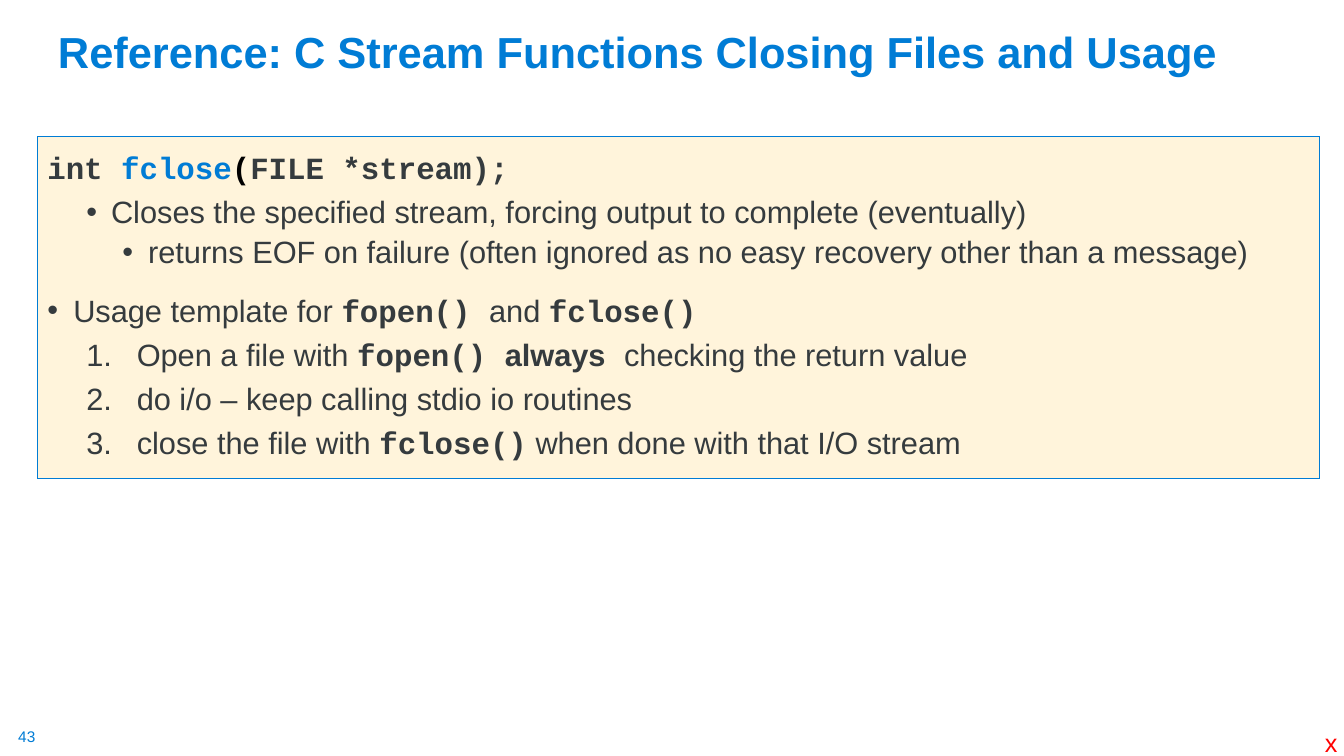
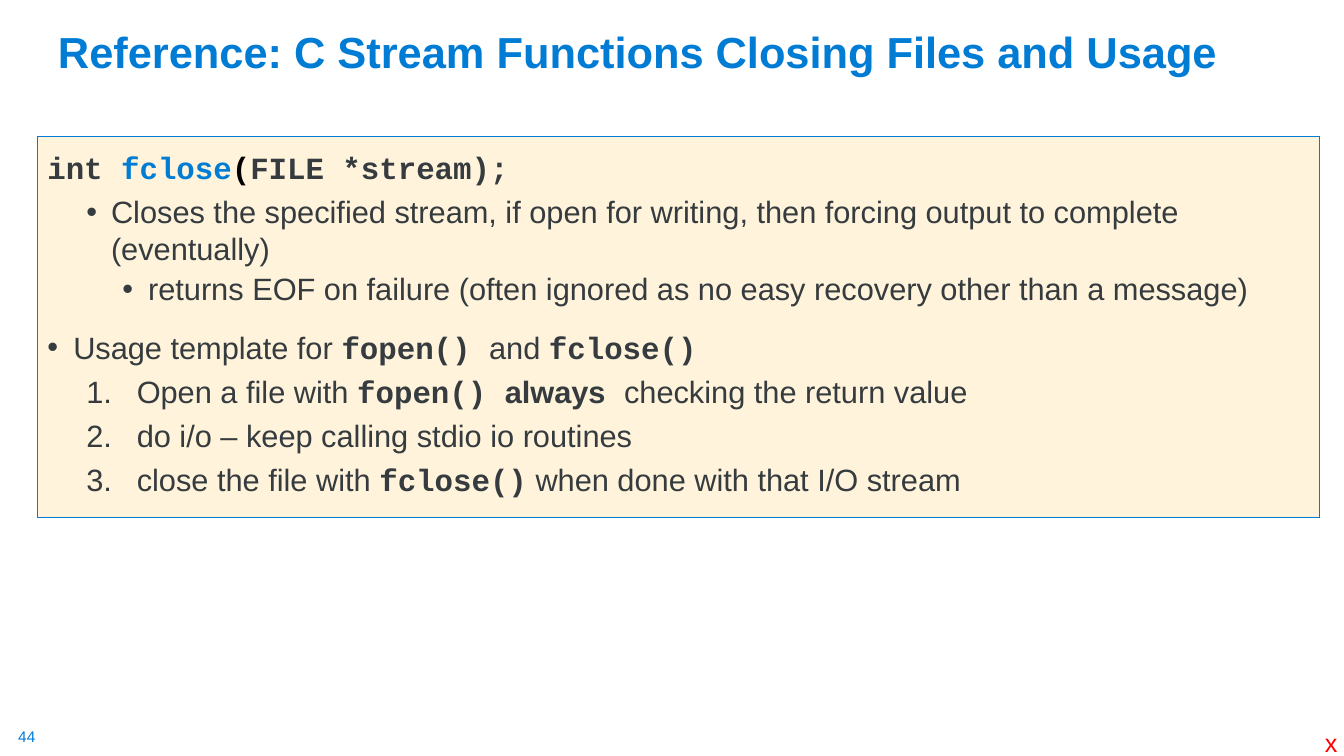
Before and after one commit to cse30-fa22/Muller_CSE30_Lecture_Slides, a slide deck: slide 44 of 10_Assm_Part5.pptx (slide 43 before the commit). Drawn at 1344x756 pixels with LibreOffice and Linux fonts; fonts in the diff are those of the drawing. Boxes give left, top, right and bottom in pixels: in the first picture for what was removed or moved away, otherwise in the second. Text is boxed around its words. In the diff, an @@ line names an element or a change of style, - is before the commit and + after.

```diff
--- a/10_Assm_Part5.pptx
+++ b/10_Assm_Part5.pptx
@@ text "int fclose(FILE *stream);" resized from (x1=37, y1=137, x2=1320, y2=479) to (x1=37, y1=137, x2=1320, y2=518) @@
@@ text at (x1=111, y1=200, x2=1179, y2=266): text changed @@
-  • Closes the specified stream, forcing output to complete (eventually)
+  • Closes the specified stream, if open for writing, then forcing output to complete (eventually)
@@ page number at (x1=18, y1=731, x2=35, y2=742): text changed @@
-43
+44
```
Also in this commit, not shown: 13 other slides changed, 1 slide added, 1 other file.
